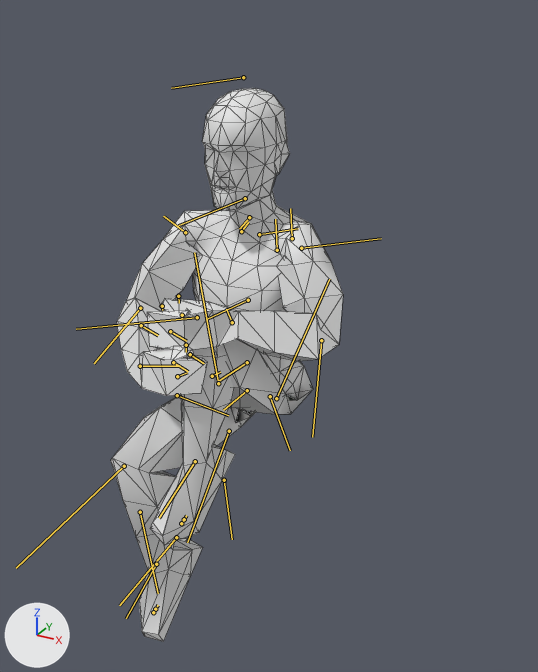
An edit to the FBX model media/anims_X/normal/TTRP_SitInChairOneLegUp.fbx, drawn before and after from the same camera.
One viewpoint serves both versions: a camera (50 mm lens) standing at (0.565, -0.692, 0.915) and looking at (0.001, 0.334, 0.402). Arrows for +X, +Y and +Z are at lower left; the lights stay in place. Both versions are drawn at frame 41 of the action 'TTRP_SitInChairOneLegUp'; the numbers are the values there. The bones that bend it are drawn over the model as lines. Mesh edges are drawn as thin lines. Materials are left out; every surface is plain grey.

Names of what the first picture shows: 'Body_NoDress'.
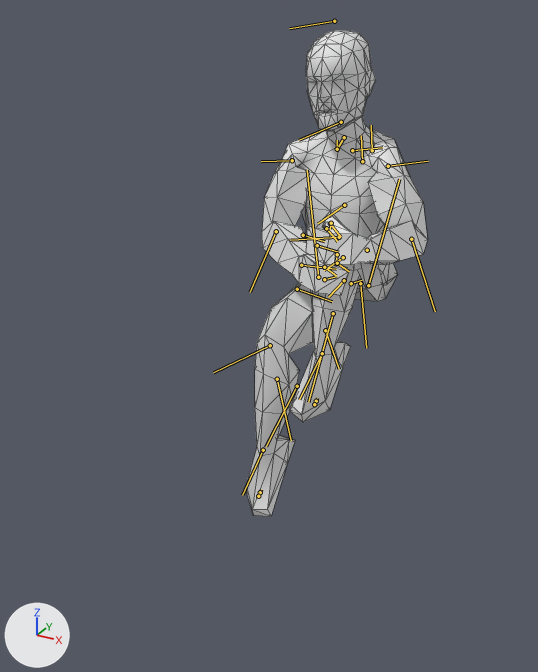
What differs and where, as boxes (x1, y1, x2, y2) in the pictures (538 x 672 px):
'Body_NoDress', posed (21% narrower, 12% shorter)
    before: (111, 88, 343, 642)
    after: (246, 30, 428, 516)
bone 'Bip01_Pelvis', root to tip
    before: (247, 390) to (223, 410)
    after: (344, 280) to (328, 297)
bone 'Bip01_Spine', root to tip
    before: (247, 362) to (218, 381)
    after: (343, 257) to (324, 270)
bone 'Bip01_L_Thigh', root to tip
    before: (276, 398) to (329, 279)
    after: (368, 285) to (399, 179)
bone 'Bip01_L_Calf', root to tip
    before: (197, 317) to (76, 329)
    after: (339, 237) to (290, 240)
bone 'Bip01_L_Foot', root to tip
    before: (195, 461) to (159, 518)
    after: (322, 353) to (299, 399)
bone 'Bip01_R_Thigh', root to tip
    before: (218, 383) to (194, 252)
    after: (318, 277) to (307, 170)
bone 'Bip01_R_Calf', root to tip
    before: (124, 466) to (16, 568)
    after: (270, 345) to (213, 372)
bone 'Bip01_R_Foot', root to tip
    before: (156, 564) to (126, 618)
    after: (263, 450) to (242, 495)
bone 'Bip01_Spine1', root to tip
    before: (248, 300) to (206, 319)
    after: (344, 205) to (318, 223)
bone 'Bip01_Head', root to tip
    before: (245, 198) to (178, 225)
    after: (341, 122) to (299, 140)
bone 'Bip01_L_Clavicle', root to tip
    before: (259, 234) to (298, 228)
    after: (352, 150) to (382, 147)
bone 'Bip01_L_UpperArm', root to tip
    before: (301, 248) to (381, 238)
    after: (388, 166) to (428, 161)
bone 'Bip01_L_Forearm', root to tip
    before: (321, 340) to (312, 437)
    after: (411, 239) to (435, 311)
bone 'Bip01_L_Hand', root to tip
    before: (232, 322) to (226, 309)
    after: (367, 250) to (368, 252)
bone 'Bip01_L_Finger0', root to tip
    before: (182, 315) to (182, 319)
    after: (330, 223) to (341, 237)
bone 'Bip01_L_Finger1', root to tip
    before: (170, 331) to (186, 341)
    after: (317, 245) to (338, 252)
bone 'Bip01_R_Clavicle', root to tip
    before: (241, 231) to (248, 222)
    after: (337, 149) to (337, 140)
bone 'Bip01_R_UpperArm', root to tip
    before: (185, 232) to (163, 216)
    after: (292, 160) to (261, 161)
bone 'Bip01_R_Forearm', root to tip
    before: (140, 308) to (94, 363)
    after: (276, 231) to (250, 292)
bone 'Bip01_R_Hand', root to tip
    before: (140, 366) to (180, 366)
    after: (301, 265) to (336, 269)

Diff of the bpy script that builds the scene:
```diff
--- a/media/anims_X/normal/TTRP_SitInChairOneLegUp.fbx.py
+++ b/media/anims_X/normal/TTRP_SitInChairOneLegUp.fbx.py
@@ bone_bip01_pelvis @@
 bone_bip01_pelvis = bpy.data.objects['Bip01'].pose.bones['Bip01_Pelvis']
-bone_bip01_pelvis.location = (-17.3, -23.6, 0.8)
-bone_bip01_pelvis.rotation_quaternion = (1.0, 0.0, 0.0, 0.0)  # degrees (0, 0, 0)
+bone_bip01_pelvis.location = (-10.1, -62.7, 0.8)
+bone_bip01_pelvis.rotation_quaternion = (0.996, -0.013, 0.005, 0.091)  # degrees (-1, 1, 10)
@@ bone_bip01_spine @@
 bone_bip01_spine = bpy.data.objects['Bip01'].pose.bones['Bip01_Spine']  # child of 'Bip01_Pelvis'
-bone_bip01_spine.rotation_quaternion = (1.0, 0.0, 0.0, 0.0)  # degrees (0, 0, 0)
+bone_bip01_spine.rotation_quaternion = (0.999, 0.006, -0.002, -0.046)  # degrees (1, 0, -5)
@@ bone_bip01_l_thigh @@
 bone_bip01_l_thigh = bpy.data.objects['Bip01'].pose.bones['Bip01_L_Thigh']  # child of 'Bip01_Spine'
-bone_bip01_l_thigh.rotation_quaternion = (0.298, 0.043, -0.059, 0.952)  # degrees (-5, -7, 146)
+bone_bip01_l_thigh.rotation_quaternion = (0.367, -0.08, -0.007, 0.927)  # degrees (-4, 8, 136)
@@ bone_bip01_l_calf @@
 bone_bip01_l_calf = bpy.data.objects['Bip01'].pose.bones['Bip01_L_Calf']  # child of 'Bip01_L_Thigh'
-bone_bip01_l_calf.rotation_quaternion = (-0.483, 0.0, 0.0, 0.876)  # degrees (0, 0, -122)
+bone_bip01_l_calf.rotation_quaternion = (0.569, 0.0, 0.0, -0.823)  # degrees (0, 0, -111)
@@ bone_bip01_l_foot @@
 bone_bip01_l_foot = bpy.data.objects['Bip01'].pose.bones['Bip01_L_Foot']  # child of 'Bip01_L_Calf'
-bone_bip01_l_foot.rotation_quaternion = (0.889, -0.054, -0.075, -0.45)  # degrees (-2, -10, -54)
+bone_bip01_l_foot.rotation_quaternion = (0.855, 0.026, 0.045, -0.516)  # degrees (0, 6, -62)
@@ bone_bip01_r_thigh @@
 bone_bip01_r_thigh = bpy.data.objects['Bip01'].pose.bones['Bip01_R_Thigh']  # child of 'Bip01_Spine'
-bone_bip01_r_thigh.rotation_quaternion = (0.735, 0.085, 0.044, 0.672)  # degrees (11, -3, 85)
+bone_bip01_r_thigh.rotation_quaternion = (0.746, 0.015, 0.066, 0.662)  # degrees (6, 5, 83)
@@ bone_bip01_r_calf @@
 bone_bip01_r_calf = bpy.data.objects['Bip01'].pose.bones['Bip01_R_Calf']  # child of 'Bip01_R_Thigh'
-bone_bip01_r_calf.rotation_quaternion = (0.718, 0.0, 0.0, -0.696)  # degrees (0, 0, -88)
+bone_bip01_r_calf.rotation_quaternion = (0.866, 0.0, 0.0, -0.5)  # degrees (0, 0, -60)
@@ bone_bip01_r_foot @@
 bone_bip01_r_foot = bpy.data.objects['Bip01'].pose.bones['Bip01_R_Foot']  # child of 'Bip01_R_Calf'
-bone_bip01_r_foot.rotation_quaternion = (0.935, 0.077, -0.092, -0.334)  # degrees (12, -7, -40)
+bone_bip01_r_foot.rotation_quaternion = (0.872, 0.079, -0.056, -0.48)  # degrees (11, -1, -58)
@@ bone_bip01_spine1 @@
 bone_bip01_spine1 = bpy.data.objects['Bip01'].pose.bones['Bip01_Spine1']  # child of 'Bip01_Spine'
-bone_bip01_spine1.rotation_quaternion = (0.999, 0.0, 0.0, 0.052)  # degrees (0, 0, 6)
+bone_bip01_spine1.rotation_quaternion = (0.996, 0.013, 0.0, 0.084)  # degrees (1, 0, 10)
@@ bone_bip01_head @@
 bone_bip01_head = bpy.data.objects['Bip01'].pose.bones['Bip01_Head']  # child of 'Bip01_Neck'
-bone_bip01_head.rotation_quaternion = (0.999, 0.0, 0.0, -0.051)  # degrees (0, 0, -6)
+bone_bip01_head.rotation_quaternion = (0.994, -0.001, 0.045, -0.104)  # degrees (-1, 5, -12)
@@ bone_bip01_l_clavicle @@
 bone_bip01_l_clavicle = bpy.data.objects['Bip01'].pose.bones['Bip01_L_Clavicle']  # child of 'Bip01_Neck'
-bone_bip01_l_clavicle.rotation_quaternion = (0.99, 0.0, 0.027, -0.139)  # degrees (0, 3, -16)
+bone_bip01_l_clavicle.rotation_quaternion = (0.98, -0.04, 0.096, -0.17)  # degrees (-7, 10, -20)
@@ bone_bip01_l_upperarm @@
 bone_bip01_l_upperarm = bpy.data.objects['Bip01'].pose.bones['Bip01_L_UpperArm']  # child of 'Bip01_L_Clavicle'
-bone_bip01_l_upperarm.rotation_quaternion = (0.883, 0.013, 0.408, -0.232)  # degrees (-14, 47, -35)
+bone_bip01_l_upperarm.rotation_quaternion = (0.912, -0.143, 0.375, -0.083)  # degrees (-25, 41, -20)
@@ bone_bip01_l_forearm @@
 bone_bip01_l_forearm = bpy.data.objects['Bip01'].pose.bones['Bip01_L_Forearm']  # child of 'Bip01_L_UpperArm'
-bone_bip01_l_forearm.rotation_quaternion = (0.657, 0.0, 0.0, -0.754)  # degrees (0, 0, -98)
+bone_bip01_l_forearm.rotation_quaternion = (0.772, 0.0, 0.0, -0.636)  # degrees (0, 0, -79)
@@ bone_bip01_l_hand @@
 bone_bip01_l_hand = bpy.data.objects['Bip01'].pose.bones['Bip01_L_Hand']  # child of 'Bip01_L_Forearm'
-bone_bip01_l_hand.rotation_quaternion = (0.966, -0.238, -0.096, 0.031)  # degrees (-28, -10, 6)
+bone_bip01_l_hand.rotation_quaternion = (0.904, -0.057, 0.239, 0.349)  # degrees (4, 28, 43)
@@ bone_bip01_l_finger0 @@
 bone_bip01_l_finger0 = bpy.data.objects['Bip01'].pose.bones['Bip01_L_Finger0']  # child of 'Bip01_L_Hand'
-bone_bip01_l_finger0.location = (0.7, 2.4, 0.4)
-bone_bip01_l_finger0.rotation_quaternion = (1.0, 0.0, 0.0, 0.0)  # degrees (0, 0, 0)
+bone_bip01_l_finger0.location = (1.8, 0.5, -1.1)
+bone_bip01_l_finger0.rotation_quaternion = (0.802, 0.043, 0.053, 0.593)  # degrees (8, 2, 73)
@@ bone_bip01_l_finger1 @@
 bone_bip01_l_finger1 = bpy.data.objects['Bip01'].pose.bones['Bip01_L_Finger1']  # child of 'Bip01_L_Hand'
-bone_bip01_l_finger1.rotation_quaternion = (0.928, 0.278, 0.135, 0.208)  # degrees (35, 8, 28)
+bone_bip01_l_finger1.rotation_quaternion = (0.919, 0.002, 0.198, 0.34)  # degrees (9, 21, 42)
@@ bone_bip01_r_clavicle @@
 bone_bip01_r_clavicle = bpy.data.objects['Bip01'].pose.bones['Bip01_R_Clavicle']  # child of 'Bip01_Neck'
-bone_bip01_r_clavicle.rotation_quaternion = (0.979, 0.0, -0.039, -0.202)  # degrees (1, -4, -23)
+bone_bip01_r_clavicle.rotation_quaternion = (0.973, -0.014, -0.112, -0.201)  # degrees (1, -13, -23)
@@ bone_bip01_r_upperarm @@
 bone_bip01_r_upperarm = bpy.data.objects['Bip01'].pose.bones['Bip01_R_UpperArm']  # child of 'Bip01_R_Clavicle'
-bone_bip01_r_upperarm.rotation_quaternion = (0.886, -0.035, -0.355, -0.296)  # degrees (11, -40, -41)
+bone_bip01_r_upperarm.rotation_quaternion = (0.851, -0.019, -0.369, -0.373)  # degrees (18, -40, -54)
@@ bone_bip01_r_forearm @@
 bone_bip01_r_forearm = bpy.data.objects['Bip01'].pose.bones['Bip01_R_Forearm']  # child of 'Bip01_R_UpperArm'
-bone_bip01_r_forearm.rotation_quaternion = (0.888, 0.0, 0.0, -0.46)  # degrees (0, 0, -55)
+bone_bip01_r_forearm.rotation_quaternion = (0.884, 0.0, 0.0, -0.467)  # degrees (0, 0, -56)
@@ bone_bip01_r_hand @@
 bone_bip01_r_hand = bpy.data.objects['Bip01'].pose.bones['Bip01_R_Hand']  # child of 'Bip01_R_Forearm'
-bone_bip01_r_hand.rotation_quaternion = (0.911, 0.087, -0.39, 0.101)  # degrees (7, -47, 10)
+bone_bip01_r_hand.rotation_quaternion = (0.983, 0.036, -0.161, -0.083)  # degrees (6, -18, -11)
```
